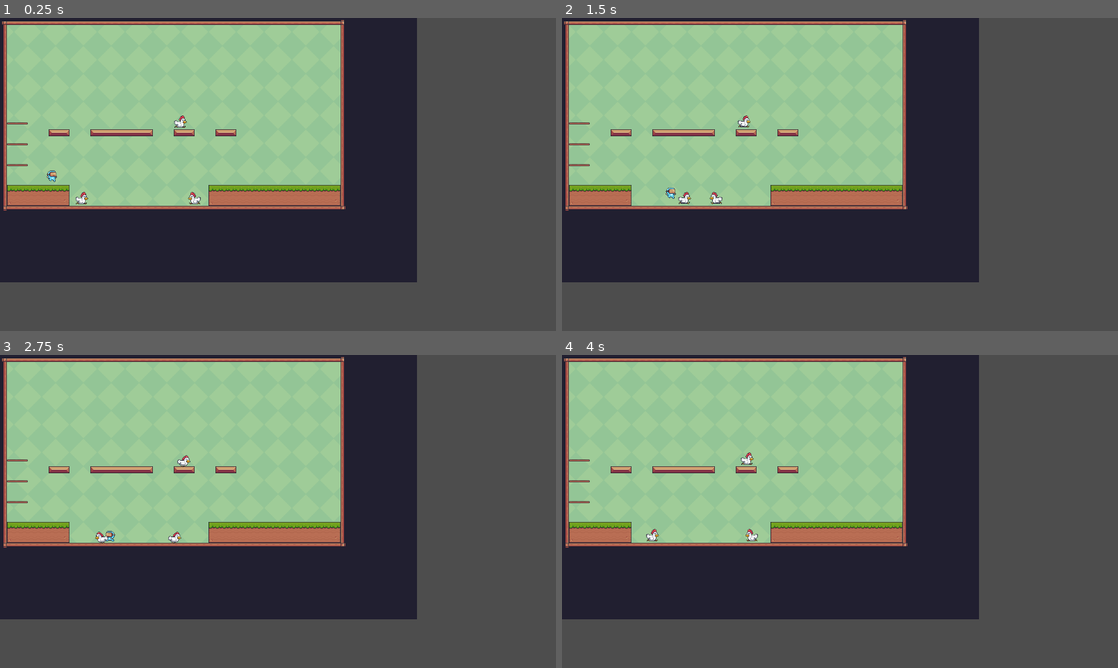
Above: before the commit, frames 1-4 (two rows, left to right).
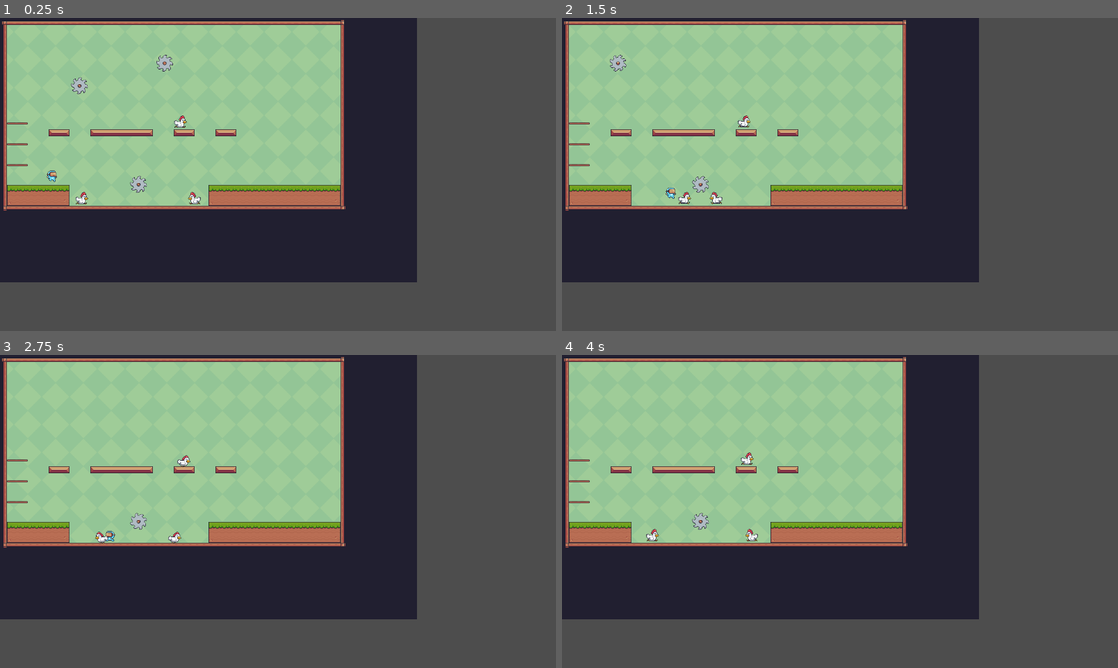
Above: after the commit, the same moments.

Repository: AlexForget/plateformerNoName
Game: Godot game, scene res://scenes/levels/level_1.tscn
Two runs of this game, one before a commit and one after it. Both use one fixed random seed, a clock stepped at 60 frames per second and the inputs below.
Inputs:
- Up to frame 1 (0.25 s): no input
- Up to frame 2 (1.5 s): hold Right (moveRight) from 0.53 s (still down); tap Space (jump) at 0.77 s
- Up to frame 3 (2.75 s): tap Space (jump) at 1.52 s; release Right (moveRight) at 2.03 s; hold Left (moveLeft) from 2.03 s (still down)
- Up to frame 4 (4 s): release Left (moveLeft) at 2.78 s; hold Right (moveRight) from 2.78 s (still down); tap Space (jump) at 3.02, 3.77 s

The runs differ from the first frame. In frame 1, 0.3% of the frame differs, in the area x 12-32%, y 11-56%; in frame 2, 0.2%; in frame 3, 0.1%; in frame 4, 0.1%.

Commit message:
add saw enemy

Diff:
--- a/Level1.gd
+++ b/Level1.gd
@@ -3,9 +3,10 @@
 
 # Called when the node enters the scene tree for the first time.
 func _ready():
-	pass # Replace with function body.
-
+	var marker: Marker2D = $Enemies/Saw.get_child(3)
 
 # Called every frame. 'delta' is the elapsed time since the previous frame.
 func _process(_delta):
-	pass
+	var marker: Marker2D = $Enemies/Saw.get_child(3)
+	var pos = marker.global_position
+	print(pos)
--- /dev/null
+++ b/scenes/enemies/saw.gd
@@ -0,0 +1,23 @@
+extends CharacterBody2D
+
+@export_enum("horizontal", "vertical", "none") var mouvement_direction: int
+@export var speed: float
+@export var initial_direction: bool
+@export var marker_movement_return_position: Vector2
+
+var current_position: int = 0
+var initial_movement_direction: bool = true
+
+func _ready():
+	$AnimatedSprite2D.play("rotate")
+	var marker = $Marker2D
+	marker.position = marker_movement_return_position
+	if mouvement_direction == 0:
+		velocity.x = speed if initial_direction else -speed
+	elif mouvement_direction == 1:
+		velocity.y = speed if initial_direction else -speed
+	else:
+		velocity = Vector2.ZERO
+
+func _physics_process(delta):
+	move_and_slide()
--- /dev/null
+++ b/scenes/enemies/saw.tscn
@@ -0,0 +1,98 @@
+[gd_scene load_steps=14 format=3 uid="uid://c27ouidlni2g7"]
+
+[ext_resource type="Script" path="res://scenes/enemies/saw.gd" id="1_3r6qb"]
+[ext_resource type="Texture2D" uid="uid://bxagqs5o4nbf3" path="res://graphics/Traps/Saw/On (38x38).png" id="1_831pp"]
+
+[sub_resource type="AtlasTexture" id="AtlasTexture_ai3lh"]
+atlas = ExtResource("1_831pp")
+region = Rect2(0, 0, 38, 38)
+
+[sub_resource type="AtlasTexture" id="AtlasTexture_7n2tp"]
+atlas = ExtResource("1_831pp")
+region = Rect2(38, 0, 38, 38)
+
+[sub_resource type="AtlasTexture" id="AtlasTexture_gdek1"]
+atlas = ExtResource("1_831pp")
+region = Rect2(76, 0, 38, 38)
+
+[sub_resource type="AtlasTexture" id="AtlasTexture_ga1f6"]
+atlas = ExtResource("1_831pp")
+region = Rect2(114, 0, 38, 38)
+
+[sub_resource type="AtlasTexture" id="AtlasTexture_52b5s"]
+atlas = ExtResource("1_831pp")
+region = Rect2(152, 0, 38, 38)
+
+[sub_resource type="AtlasTexture" id="AtlasTexture_u2527"]
+atlas = ExtResource("1_831pp")
+region = Rect2(190, 0, 38, 38)
+
+[sub_resource type="AtlasTexture" id="AtlasTexture_p6pc7"]
+atlas = ExtResource("1_831pp")
+region = Rect2(228, 0, 38, 38)
+
+[sub_resource type="AtlasTexture" id="AtlasTexture_on7pu"]
+atlas = ExtResource("1_831pp")
+region = Rect2(266, 0, 38, 38)
+
+[sub_resource type="SpriteFrames" id="SpriteFrames_f7pnl"]
+animations = [{
+"frames": [{
+"duration": 1.0,
+"texture": SubResource("AtlasTexture_ai3lh")
+}, {
+"duration": 1.0,
+"texture": SubResource("AtlasTexture_7n2tp")
+}, {
+"duration": 1.0,
+"texture": SubResource("AtlasTexture_gdek1")
+}, {
+"duration": 1.0,
+"texture": SubResource("AtlasTexture_ga1f6")
+}, {
+"duration": 1.0,
+"texture": SubResource("AtlasTexture_52b5s")
+}, {
+"duration": 1.0,
+"texture": SubResource("AtlasTexture_u2527")
+}, {
+"duration": 1.0,
+"texture": SubResource("AtlasTexture_p6pc7")
+}, {
+"duration": 1.0,
+"texture": SubResource("AtlasTexture_on7pu")
+}],
+"loop": true,
+"name": &"rotate",
+"speed": 15.0
+}]
+
+[sub_resource type="CircleShape2D" id="CircleShape2D_b3n11"]
+radius = 18.1108
+
+[sub_resource type="CircleShape2D" id="CircleShape2D_ln5qr"]
+radius = 19.0
+
+[node name="Saw" type="CharacterBody2D"]
+collision_layer = 2
+collision_mask = 0
+slide_on_ceiling = false
+script = ExtResource("1_3r6qb")
+mouvement_direction = 2
+speed = 400.0
+
+[node name="AnimatedSprite2D" type="AnimatedSprite2D" parent="."]
+sprite_frames = SubResource("SpriteFrames_f7pnl")
+animation = &"rotate"
+frame_progress = 0.994285
+
+[node name="CollisionShape2D" type="CollisionShape2D" parent="."]
+shape = SubResource("CircleShape2D_b3n11")
+
+[node name="Hitbox" type="Area2D" parent="."]
+
+[node name="CollisionShape2D" type="CollisionShape2D" parent="Hitbox" groups=["Enemy"]]
+shape = SubResource("CircleShape2D_ln5qr")
+debug_color = Color(0.796078, 0.380392, 0.498039, 0.419608)
+
+[node name="Marker2D" type="Marker2D" parent="."]
--- a/scenes/levels/level_1.tscn
+++ b/scenes/levels/level_1.tscn
@@ -1,10 +1,11 @@
-[gd_scene load_steps=9 format=3 uid="uid://isje3s7mufnj"]
+[gd_scene load_steps=10 format=3 uid="uid://isje3s7mufnj"]
 
 [ext_resource type="Script" path="res://Level1.gd" id="1_cpvdu"]
 [ext_resource type="Texture2D" uid="uid://bd1bsua4q18y5" path="res://graphics/tilesets/Terrain (16x16).png" id="2_pubu3"]
 [ext_resource type="Texture2D" uid="uid://bklw2ah8lj6an" path="res://graphics/background/Green.png" id="3_pomtg"]
 [ext_resource type="PackedScene" uid="uid://05wx83sodtsq" path="res://scenes/player/player.tscn" id="4_7jh33"]
 [ext_resource type="PackedScene" uid="uid://og8u1t82u65q" path="res://scenes/enemies/chicken.tscn" id="5_6hxme"]
+[ext_resource type="PackedScene" uid="uid://c27ouidlni2g7" path="res://scenes/enemies/saw.tscn" id="6_auvwd"]
 
 [sub_resource type="TileSetAtlasSource" id="TileSetAtlasSource_useop"]
 resource_name = "Terrain"
@@ -639,3 +640,18 @@
 
 [node name="Chicken3" parent="Enemies" instance=ExtResource("5_6hxme")]
 position = Vector2(-251, 174)
+
+[node name="Saw" parent="Enemies" instance=ExtResource("6_auvwd")]
+position = Vector2(0, -138)
+mouvement_direction = 0
+speed = 200.0
+marker_movement_return_position = Vector2(300, 0)
+
+[node name="Saw2" parent="Enemies" instance=ExtResource("6_auvwd")]
+position = Vector2(-246, -36)
+mouvement_direction = 1
+speed = 200.0
+
+[node name="Saw3" parent="Enemies" instance=ExtResource("6_auvwd")]
+position = Vector2(-110, 141)
+speed = 200.0
Binary file added: graphics/Traps/Arrow/Hit (18x18).png
Not shown, added: graphics/Traps/Arrow/Hit (18x18).png.import
Binary file added: graphics/Traps/Arrow/Idle (18x18).png
Not shown, added: graphics/Traps/Arrow/Idle (18x18).png.import
Binary file added: graphics/Traps/Blocks/HitSide (22x22).png
Not shown, added: graphics/Traps/Blocks/HitSide (22x22).png.import
Binary file added: graphics/Traps/Blocks/HitTop (22x22).png
Not shown, added: graphics/Traps/Blocks/HitTop (22x22).png.import
Binary file added: graphics/Traps/Blocks/Idle.png
Not shown, added: graphics/Traps/Blocks/Idle.png.import
Binary file added: graphics/Traps/Blocks/Part 1 (22x22).png
Not shown, added: graphics/Traps/Blocks/Part 1 (22x22).png.import
(and 74 more such lines)
